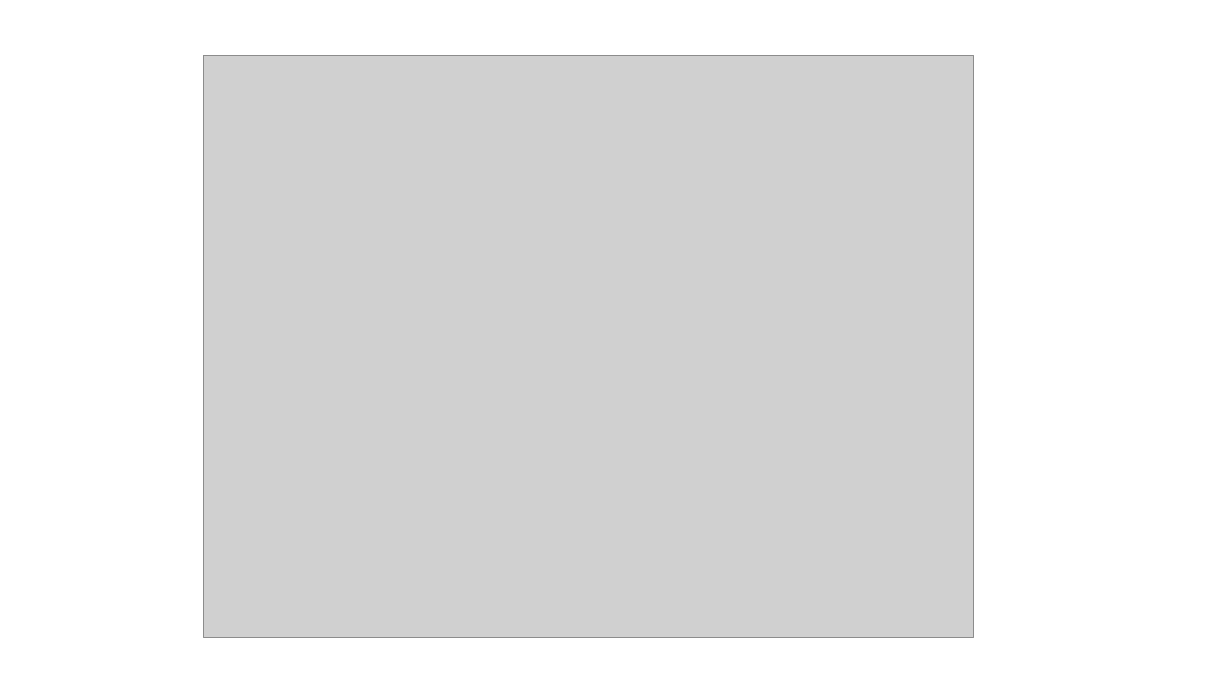
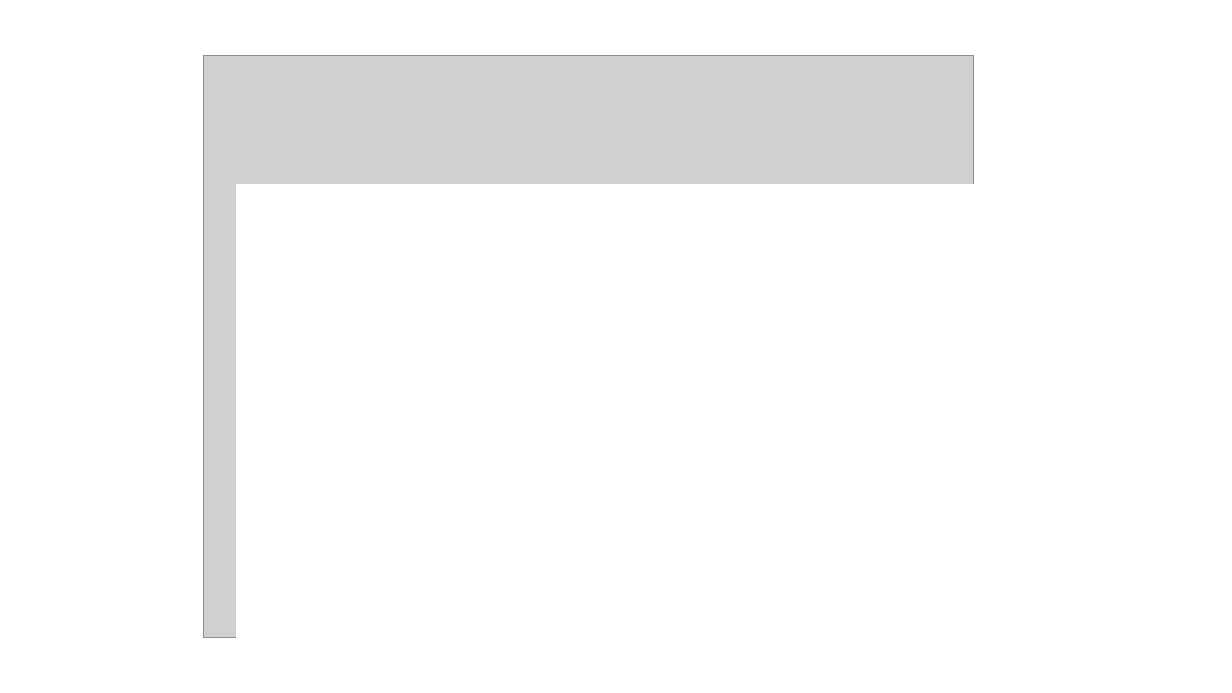
Before and after one commit to ndattani/Lecture_Notes, a slide deck: slide 33 of University_of_Waterloo/Fall_2021/MATH135/UW_Fall2021_MATH135_Lecture4.pptx (slide 7 before the commit). Drawn at 1232x693 pixels with LibreOffice and Linux fonts; fonts in the diff are those of the drawing; grey boxes stand for pictures. Boxes give left, top, right and bottom in pixels: in the first picture for what was removed or moved away, otherwise in the second. Text is boxed around its words. In the diff, an @@ line names an element or a change of style, - is before the commit and + after.

```diff
--- a/University_of_Waterloo/Fall_2021/MATH135/UW_Fall2021_MATH135_Lecture4.pptx
+++ b/University_of_Waterloo/Fall_2021/MATH135/UW_Fall2021_MATH135_Lecture4.pptx
@@ rectangle added at box(237, 185, 973, 661), fill #FFFFFF, outline #FFFFFF 1 pt @@
```
Also in this commit, not shown: 1 other slide changed, 29 slides added, 4 other files.
